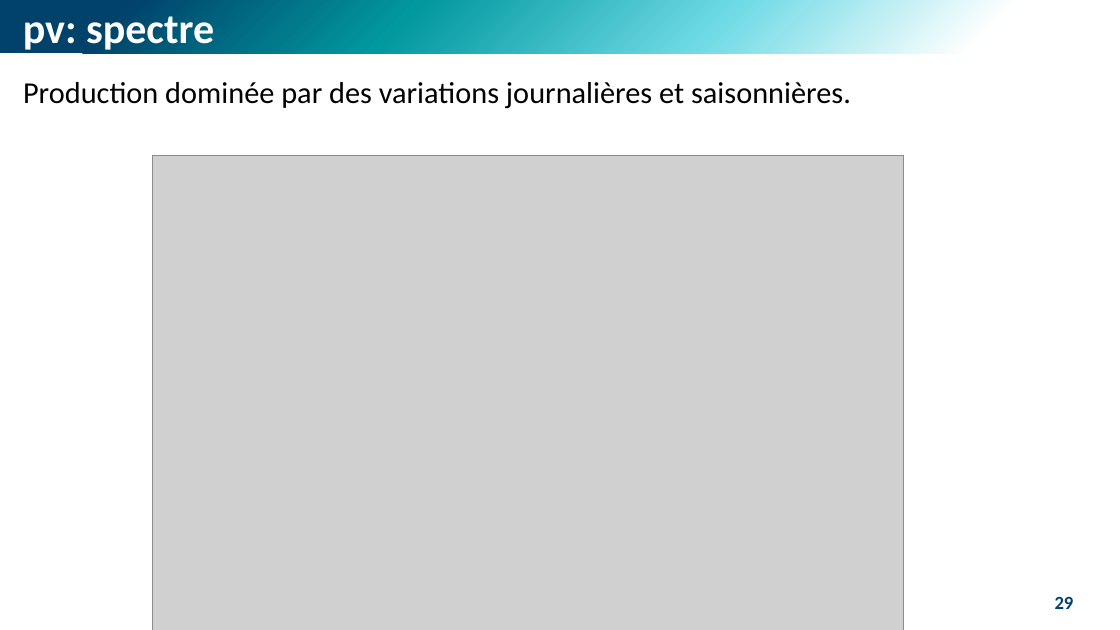
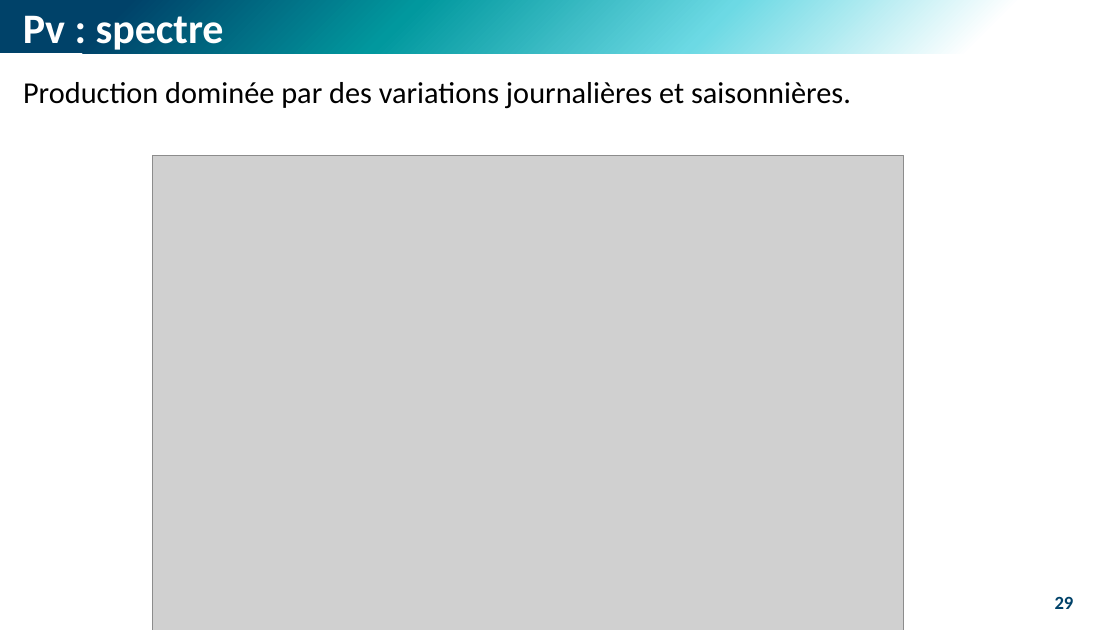
Before and after one commit to M-Berthelin/energy_mod_ISEL_MIX5, a slide deck: slide 29 of slides/1_ENR.pptx. Drawn at 1120x630 pixels with LibreOffice and Linux fonts; fonts in the diff are those of the drawing; grey boxes stand for pictures. Boxes give left, top, right and bottom in pixels: in the first picture for what was removed or moved away, otherwise in the second. Text is boxed around its words. In the diff, an @@ line names an element or a change of style, - is before the commit and + after.

```diff
--- a/slides/1_ENR.pptx
+++ b/slides/1_ENR.pptx
@@ text at <box>23,15,224,54</box>: text changed @@
-pv: spectre
+Pv : spectre
```
Also in this commit, not shown: 17 other slides changed, 1 other file.
